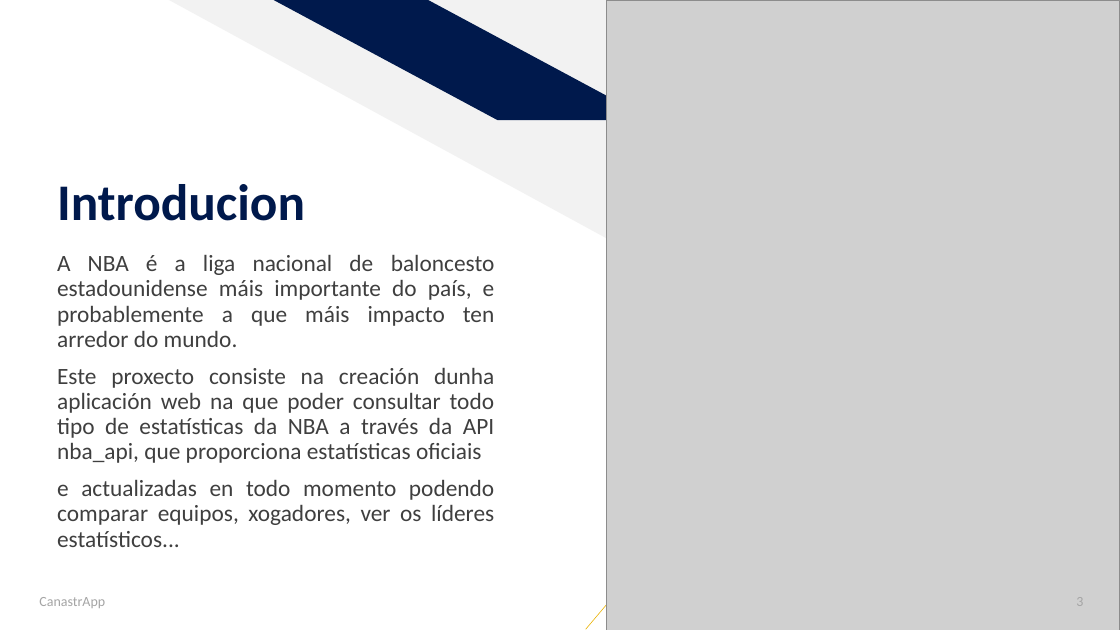
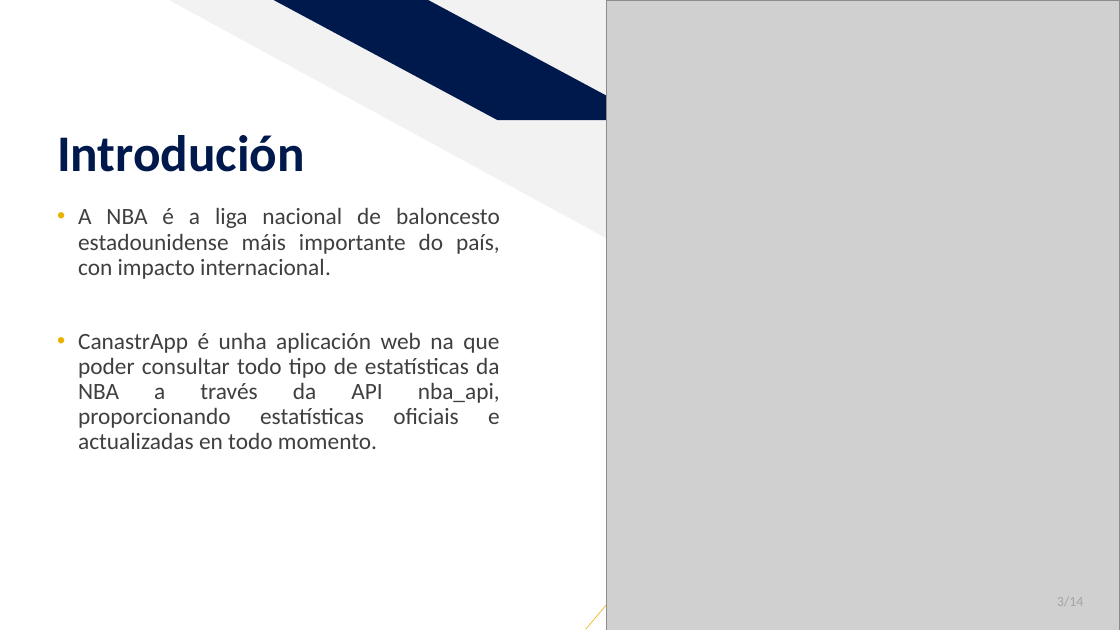
Before and after one commit to dbb-01/CanastraApp, a slide deck: slide 3 of Proxecto.pptx. Drawn at 1120x630 pixels with LibreOffice and Linux fonts; fonts in the diff are those of the drawing; grey boxes stand for pictures. Boxes give left, top, right and bottom in pixels: in the first picture for what was removed or moved away, otherwise in the second. Text is boxed around its words. In the diff, an @@ line names an element or a change of style, - is before the commit and + after.

Commit message:
presentacion

```diff
--- a/Proxecto.pptx
+++ b/Proxecto.pptx
@@ title at <box>57,135,305,172</box>: text changed @@
-Introducion
+Introdución
@@ text at <box>78,208,500,449</box>: text changed @@
-A NBA é a liga nacional de baloncesto estadounidense máis importante do país, e probablemente a que máis impacto ten arredor do mundo.
-Este proxecto consiste na creación dunha aplicación web na que poder consultar todo tipo de estatísticas da NBA a través da API nba_api, que proporciona estatísticas oficiais
-e actualizadas en todo momento podendo comparar equipos, xogadores, ver os líderes estatísticos...
+• A NBA é a liga nacional de baloncesto estadounidense máis importante do país, con impacto internacional.
+• CanastrApp é unha aplicación web na que poder consultar todo tipo de estatísticas da NBA a través da API nba_api, proporcionando estatísticas oficiais e actualizadas en todo momento.
@@ text removed at <box>39,597,105,608</box> @@
-CanastrApp
@@ page number at <box>1057,597,1084,606</box>: text changed @@
-3
+3/14
```
Also in this commit, not shown: 11 other slides changed, 2 slides added, 1 slide removed.
